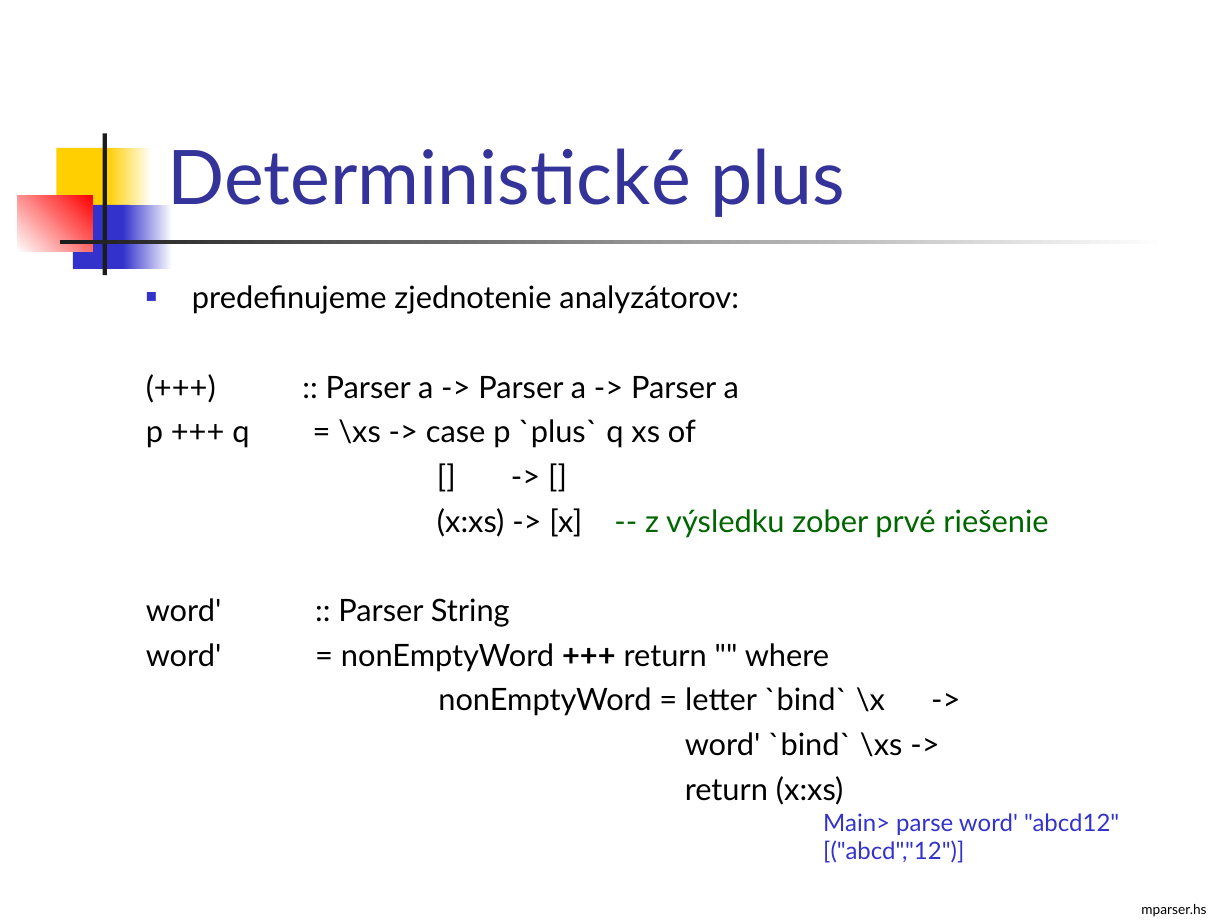
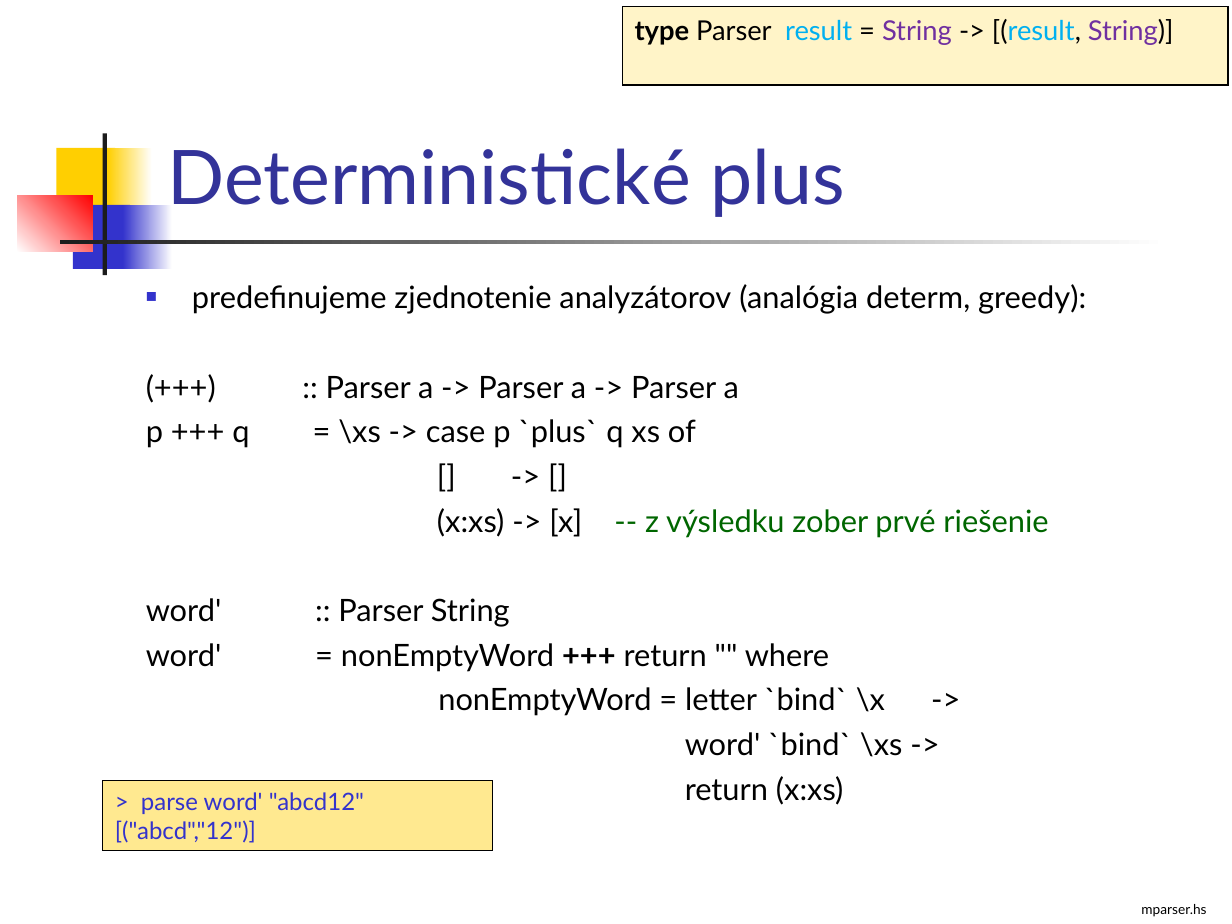
Before and after one commit to Funkcionalne/Prednasky, a slide deck: slide 10 of 10/10_fpro.ppt (slide 9 before the commit). Drawn at 1232x924 pixels with LibreOffice and Linux fonts; fonts in the diff are those of the drawing. Boxes give left, top, right and bottom in pixels: in the first picture for what was removed or moved away, otherwise in the second. Text is boxed around its words. In the diff, an @@ line names an element or a change of style, - is before the commit and + after.

```diff
--- a/10/10_fpro.ppt
+++ b/10/10_fpro.ppt
@@ rectangle added at box(622, 7, 1228, 86), fill #FFF4C8, outline #000000 0.74 pt, 16 pt, text #000000 @@
+type Parser result = String -> [(result, String)]
@@ text at box(192, 284, 1086, 314): text changed @@
-■ predefinujeme zjednotenie analyzátorov:
+■ predefinujeme zjednotenie analyzátorov (analógia determ, greedy):
@@ rectangle "> parse word' "abcd12"": place and size @@
-rectangle "> parse word' "abcd12"" at box(823, 813, 1119, 863)
+rectangle "> parse word' "abcd12"" at box(102, 780, 493, 850)
@@ rectangle "> parse word' "abcd12"" at box(102, 780, 493, 850): fill none to #FFE990; outline none to #000000 0.74 pt @@
@@ text in rectangle at box(141, 792, 364, 814): text changed @@
-Main> parse word' "abcd12"
+> parse word' "abcd12"
```
Also in this commit, not shown: 22 other slides changed, 2 slides added, 2 other files.
